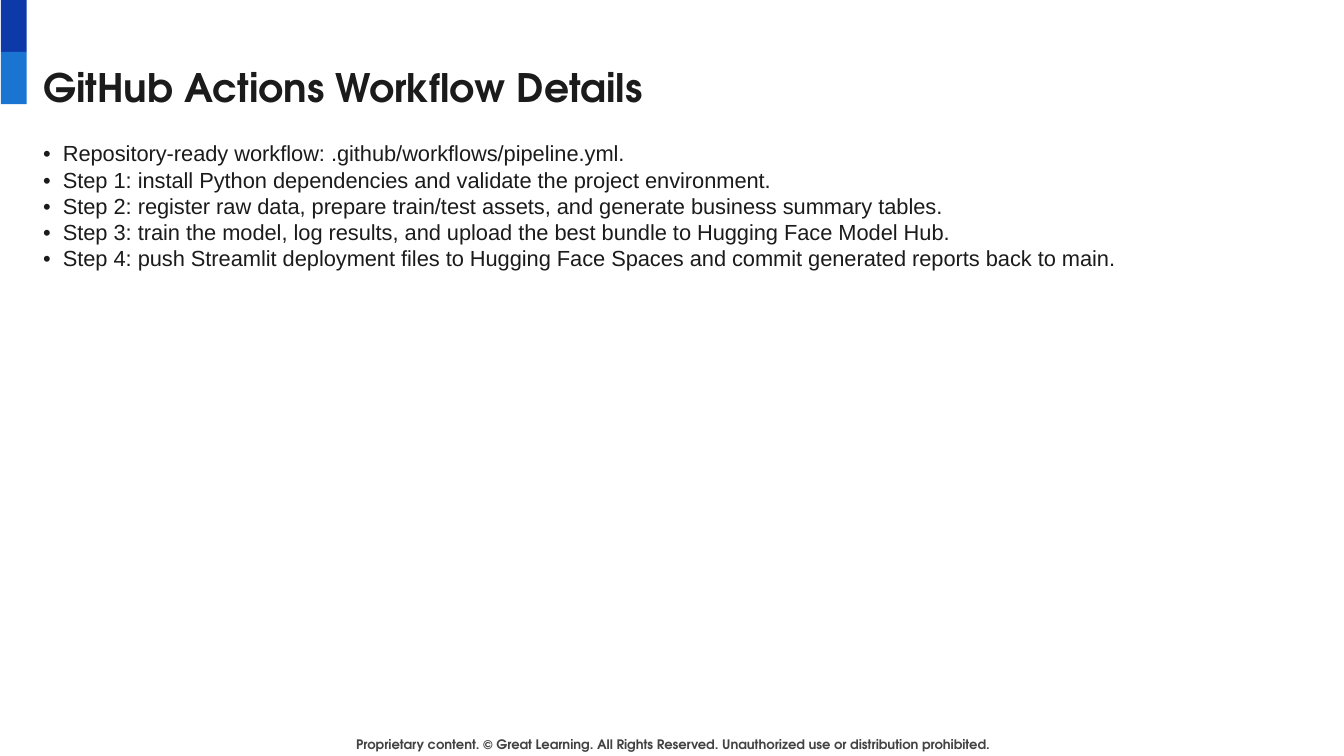
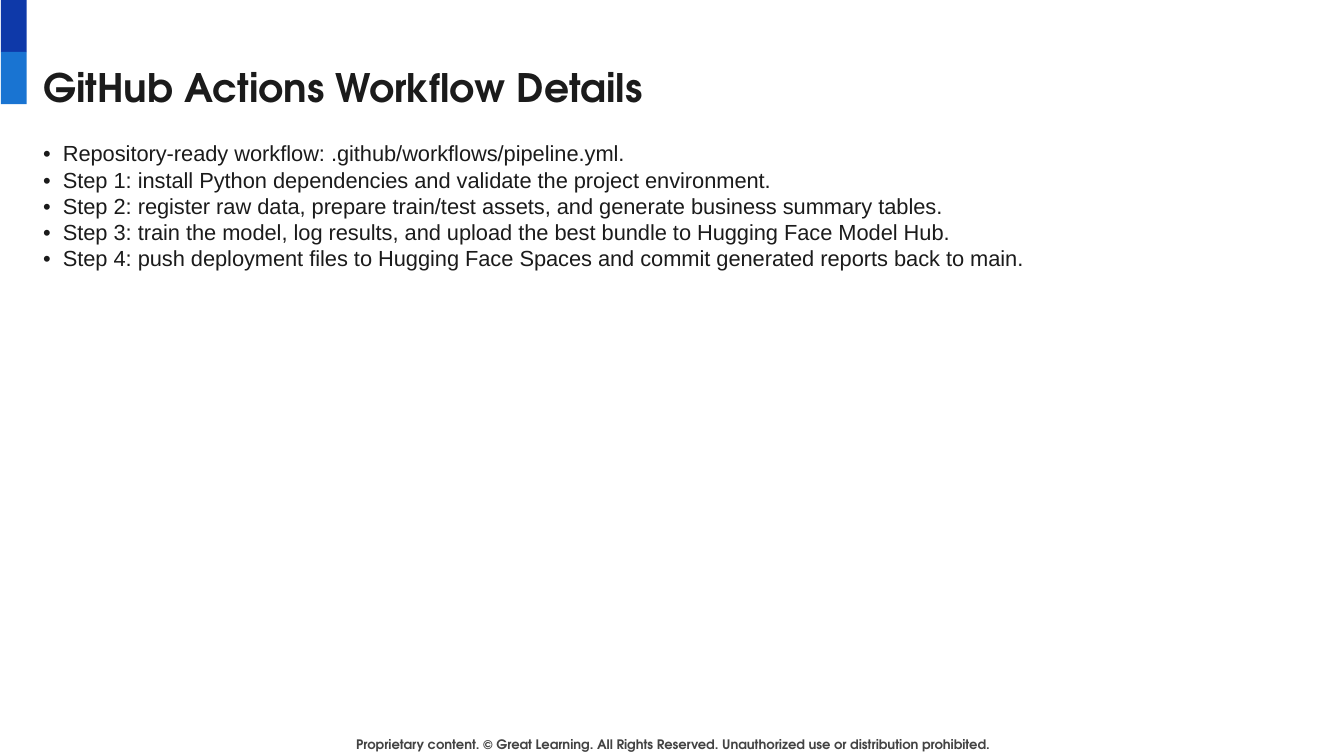
Before and after one commit to mazin903/MLOps-pipeline-on-GitHub, a slide deck: slide 16 of outputs/Tourism_Package_Prediction_MLOps_Presentation.pptx. Drawn at 1344x756 pixels with LibreOffice and Linux fonts; fonts in the diff are those of the drawing; background and template pictures are left out. Boxes give left, top, right and bottom in pixels: in the first picture for what was removed or moved away, otherwise in the second. Text is boxed around its words. In the diff, an @@ line names an element or a change of style, - is before the commit and + after.

Commit message:
Add free deployment path for project app

```diff
--- a/outputs/Tourism_Package_Prediction_MLOps_Presentation.pptx
+++ b/outputs/Tourism_Package_Prediction_MLOps_Presentation.pptx
@@ text at [63,250,1023,271]: text changed @@
-• Step 4: push Streamlit deployment files to Hugging Face Spaces and commit generated reports back to main.
+• Step 4: push deployment files to Hugging Face Spaces and commit generated reports back to main.
```
Also in this commit, not shown: 3 other slides changed, 15 other files.
